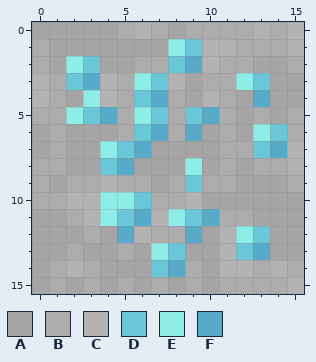
Pixel-art sprite: assets/cubyz/blocks/textures/diamond_ore.png. The picture above was drawn from the file before the commit.
The file is 16x16 pixels. Colours within 5 levels of each other are drawn and written as one.
Palette (. is transparent): A #a5a5a5  B #acacac  C #b3b3b3  D #69c7d8  E #8eede6  F #57abc9
Pixels before, first column x 0:
 0 AAAAABCBABBBBCBC
 1 BAAAAAAAEDCCBBBC
 2 BAEDAABBDFCBBAAB
 3 CBDFCBEDCABBEDAA
 4 CBAECBDFBACBAFAA
 5 BBEDFBEDBDFBABAB
 6 ABAAABDFBFABAEDB
 7 ABAAEDFAAAABBDFC
 8 BBAADFAAAEABABBC
 9 BABBCBBABDBBAAAB
10 BBCCEEDBBCAAAAAA
11 AABCEDFCEDFBBAAA
12 AAABAFCBBFACEDAA
13 AABAABAEDAACDFAA
14 ABCBAAADFBACCBCB
15 ABABABABABABBBBC
Now the later version:
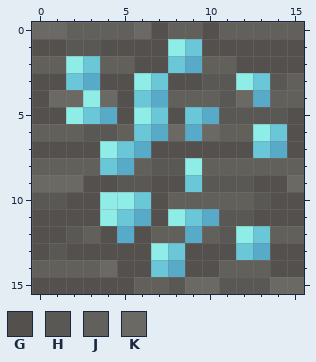
Colours new in this view: G #54504d  H #595854  J #62605a  K #6b6964
Commit message: Adjust the ore textures to the new stone.
What changed:
Changed rows in their new state; - is an unchanged pixel.
first column x 0:
 0 KKJJJJKGJJGJJJJJ
 1 GGHHGGGG--GGGGGG
 2 JJ--JJGG--JJGGGG
 3 GG--GG--GGHH--HJ
 4 GKK-KG--JJJHK-JJ
 5 GG---G--G--HHHHG
 6 JJJHHJ--K-KJJ--G
 7 GGGG---GGGGGG--G
 8 JJJJ--JHH-JJJJJJ
 9 KKKGGHHGG-HHHGGK
10 HHGG---GJJJJJHGG
11 GGGG---G---HHGGG
12 GGHJG-GJJ-JH--JJ
13 GHGGGGG--GGG--GG
14 JJJJKGG--GGJJJGG
15 GGGGGGJJHKKHHHKK
Boxes around the changes in both pictures, in picture pixels (x1, y1, x2, y2):
changed: (32, 22, 304, 294)
